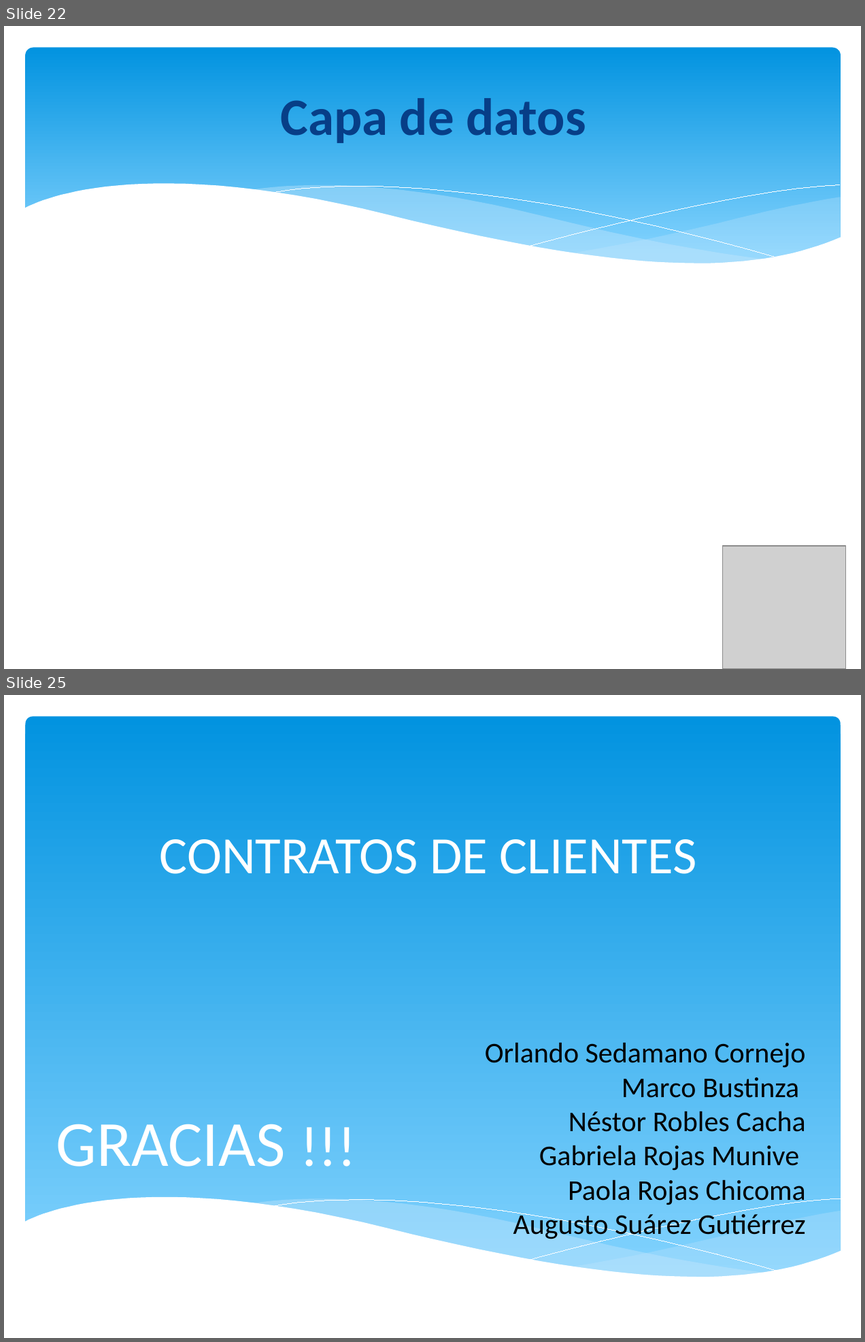
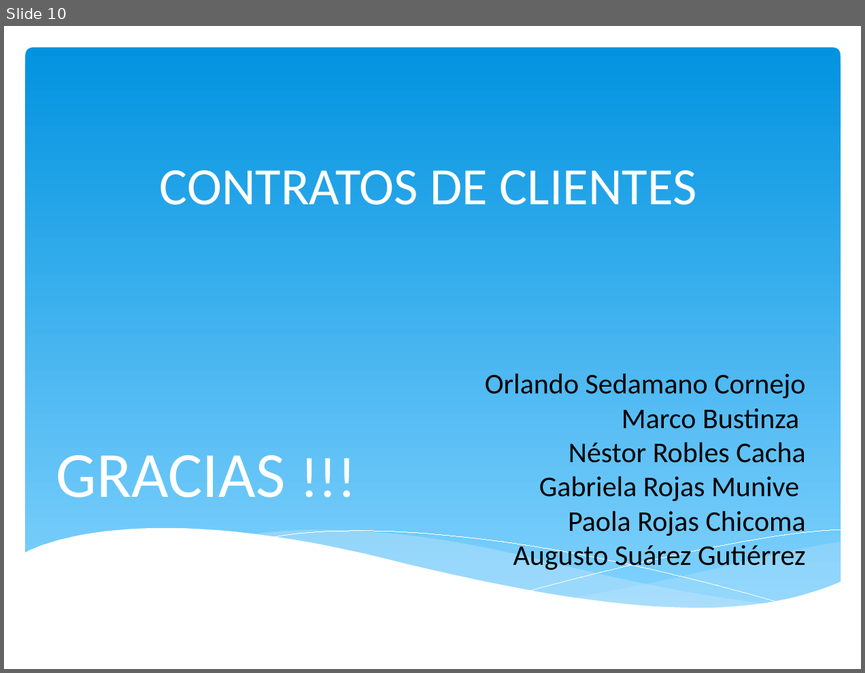
Before and after one commit to orlysemperfi/tp3-contratos-clientes, a slide deck: ITERACION 5/SUSBITERACION 4/PPT TP3 PRES04.pptx. Shown one above the other, each under a label of ours: slides 22 and 25 before the commit, slide 10 after it; the slides between them are not shown. The pictures are 865x1342 and 865x673 pixels, drawn with LibreOffice and Linux fonts; fonts in the diff are those of the drawing; grey boxes stand for pictures. Boxes give left, top, right and bottom in pixels: in the first picture for what was removed or moved away, otherwise in the second. Text is boxed around its words. In the diff, an @@ line names an element or a change of style, - is before the commit and + after.

```diff
--- a/ITERACION 5/SUSBITERACION 4/PPT TP3 PRES04.pptx
+++ b/ITERACION 5/SUSBITERACION 4/PPT TP3 PRES04.pptx
@@ slide 22 removed at (4,26,861,669), background #FFFFFF @@
@@ rounded rectangle removed at (26,48,840,279) @@
@@ title removed at (280,98,586,143) @@
-Capa de datos
@@ group removed at (24,184,841,308): 5 freeform shapes @@
@@ picture removed at (723,546,847,669) @@
@@ what was slide 25 is now slide 10 @@
```
Also in this commit, not shown: 1 slide changed, 7 slides added, 21 other slides removed.
